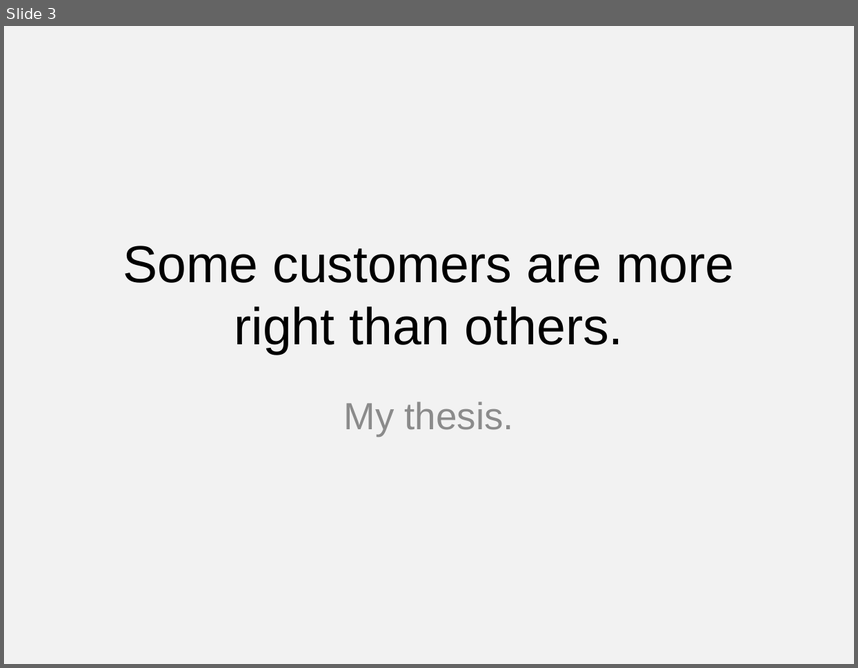
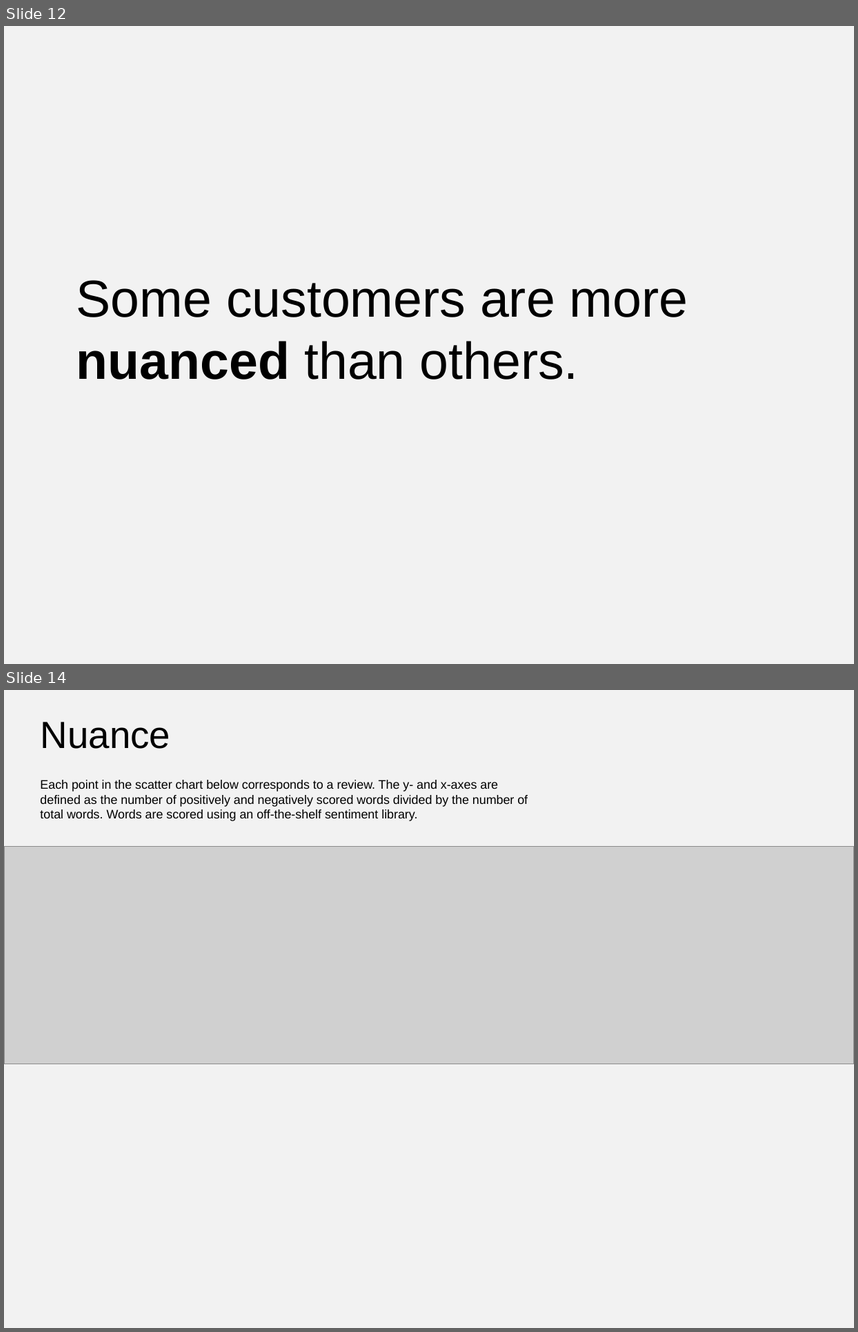
Before and after one commit to josiahdavis/earl, a slide deck: slides.pptx. Shown one above the other, each under a label of ours: slide 3 before the commit, slides 12 and 14 after it; the slides between them are not shown. The pictures are 858x668 and 858x1332 pixels, drawn with LibreOffice and Linux fonts; fonts in the diff are those of the drawing; grey boxes stand for pictures. Boxes give left, top, right and bottom in pixels: in the first picture for what was removed or moved away, otherwise in the second. Text is boxed around its words. In the diff, an @@ line names an element or a change of style, - is before the commit and + after.

```diff
--- a/slides.pptx
+++ b/slides.pptx
@@ slide 14 added at (4,690,854,1328), background #F2F2F2 @@
@@ text added at (41,722,171,749), 32 pt, text #000000 @@
+Nuance
@@ text added at (40,780,528,821), 10.5 pt, text #000000 @@
+Each point in the scatter chart below corresponds to a review. The y- and x-axes are defined as the number of positively and negatively scored words divided by the number of total words. Words are scored using an off-the-shelf sentiment library.
@@ picture added at (4,847,854,1064) @@
@@ what was slide 3 is now slide 12 @@
@@ slide 12 changed as well @@
@@ title at (76,280,688,379): text changed @@
-Some customers are more right than others.
+Some customers are more nuanced than others.
@@ subtitle removed at (344,401,514,436) @@
-My thesis.
```
Also in this commit, not shown: 3 other slides changed, 18 other slides added, 9 slides removed, 51 other files.
